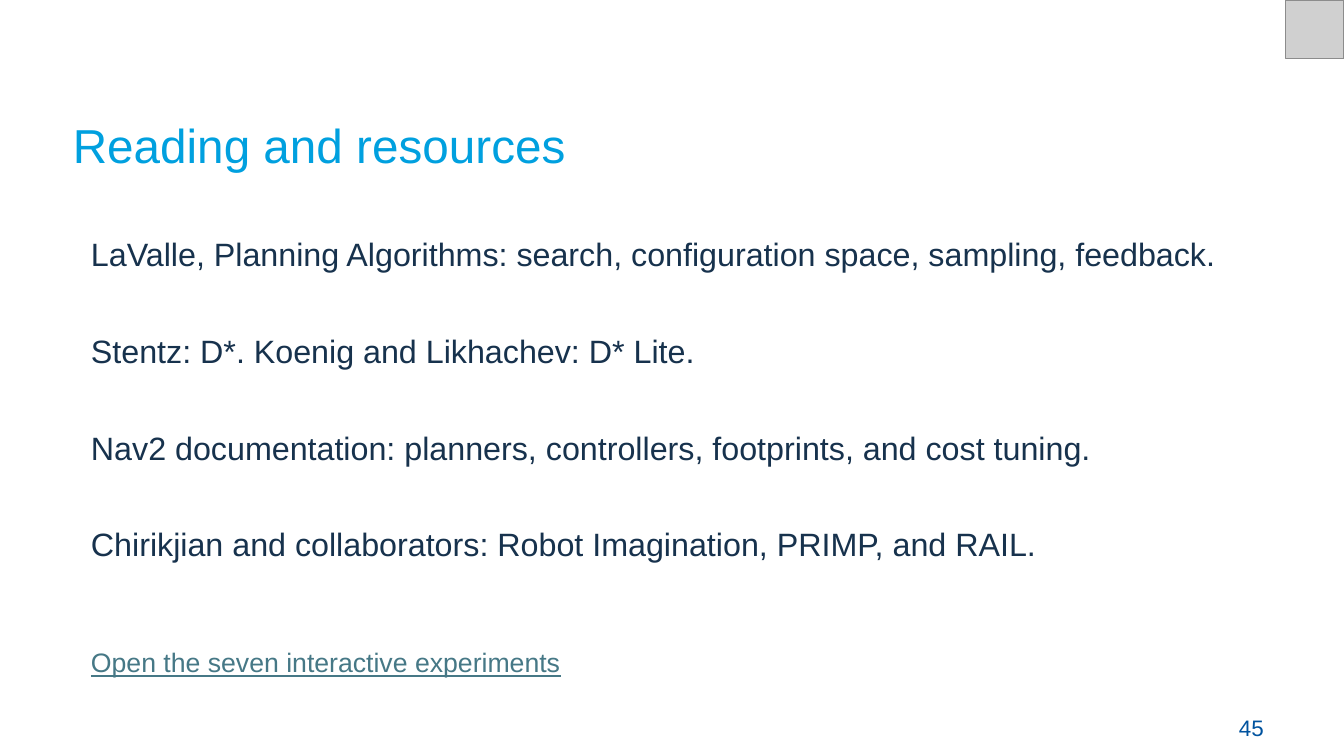
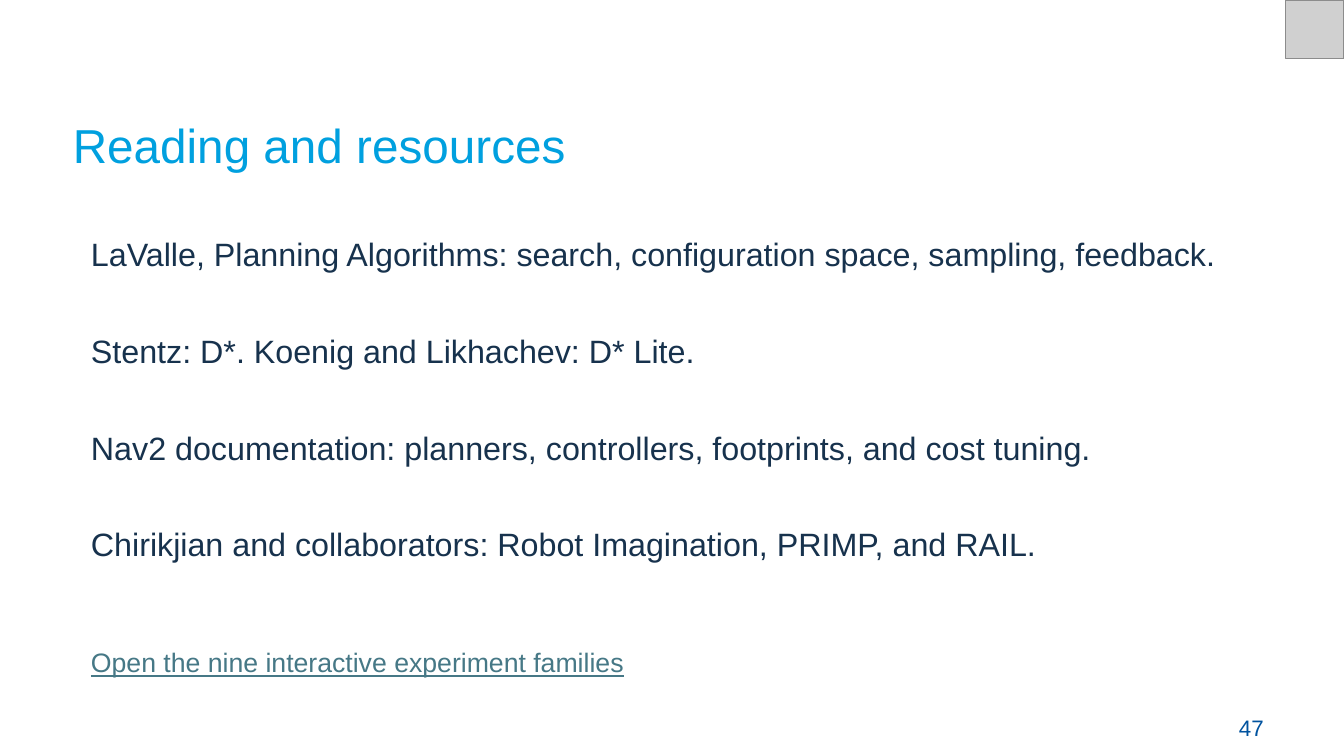
Before and after one commit to Croquembouche/Intro2AV-CourseContent, a slide deck: slide 47 of 2026/Presentations/Lecture 7 Path Planning for Autonomous Driving.pptx (slide 45 before the commit). Drawn at 1344x756 pixels with LibreOffice and Linux fonts; fonts in the diff are those of the drawing; grey boxes stand for pictures. Boxes give left, top, right and bottom in pixels: in the first picture for what was removed or moved away, otherwise in the second. Text is boxed around its words. In the diff, an @@ line names an element or a change of style, - is before the commit and + after.

```diff
--- a/2026/Presentations/Lecture 7 Path Planning for Autonomous Driving.pptx
+++ b/2026/Presentations/Lecture 7 Path Planning for Autonomous Driving.pptx
@@ text at (x1=91, y1=652, x2=623, y2=678): text changed @@
-Open the seven interactive experiments
+Open the nine interactive experiment families
@@ text at (x1=1239, y1=720, x2=1264, y2=736): text changed @@
-45
+47
```
Also in this commit, not shown: 29 other slides changed, 5 slides added, 3 slides removed, 14 other files.
